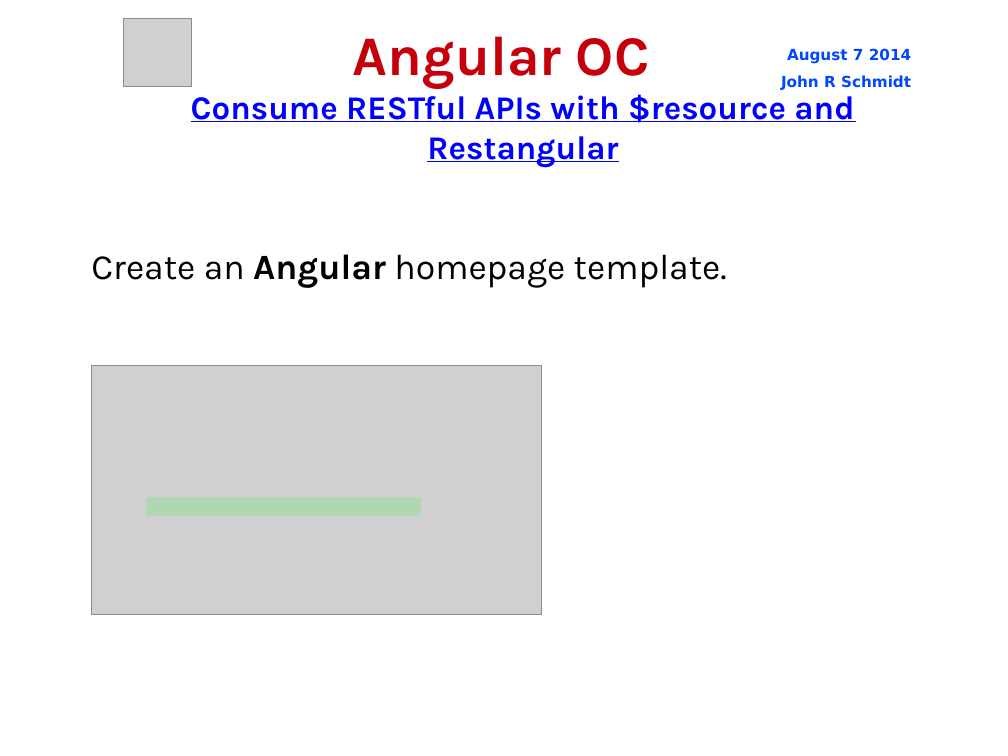
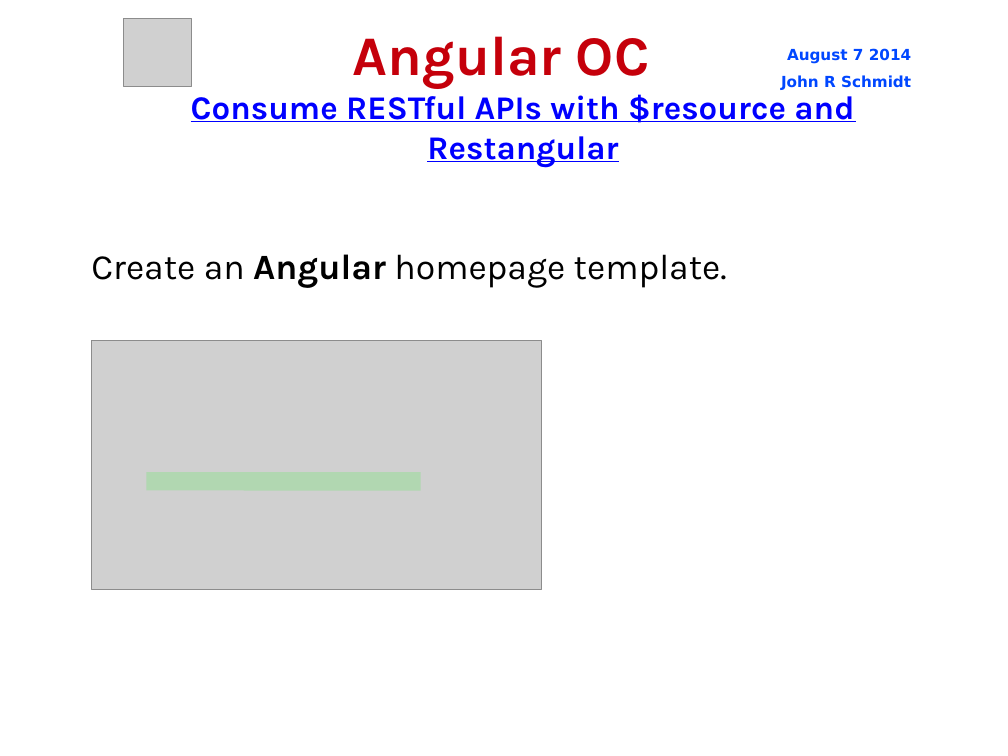
Before and after one commit to jrschmidt/fifa-angular-rest-demo, a slide deck: slide 21 of fifa.odp. Drawn at 1008x756 pixels with LibreOffice and Linux fonts; fonts in the diff are those of the drawing; grey boxes stand for pictures; background and template pictures are left out. Boxes give left, top, right and bottom in pixels: in the first picture for what was removed or moved away, otherwise in the second. Text is boxed around its words. In the diff, an @@ line names an element or a change of style, - is before the commit and + after.

```diff
--- a/fifa.odp
+++ b/fifa.odp
@@ picture: place and size @@
-picture at <box>91,366,542,615</box>
+picture at <box>91,340,542,589</box>
@@ line moved from (146, 507) - (421, 507) to (146, 481) - (421, 481) @@
```
Also in this commit, not shown: 13 other slides changed, 5 slides added.
